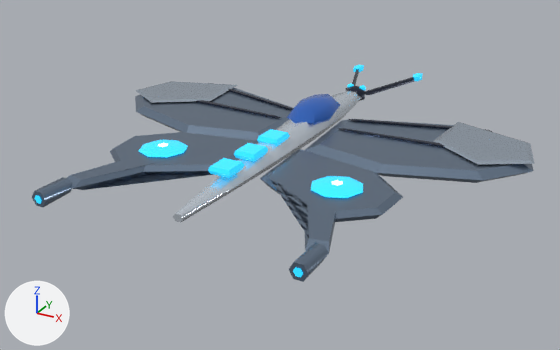
Renders of the glTF model assets/models/animated/player_butterfly.glb from each side of a commit.
Rendered twice from a 50 mm camera at (2.9, -5.45, 2.41) aimed at (-0.08, -0.01, -0.31). Arrows for +X, +Y and +Z are at lower left; the lights stay in place. The first picture is the older version. Vertices at exactly the same position are counted once.

Objects in the first picture: 'PLAYER // SWALLOWTAIL'.
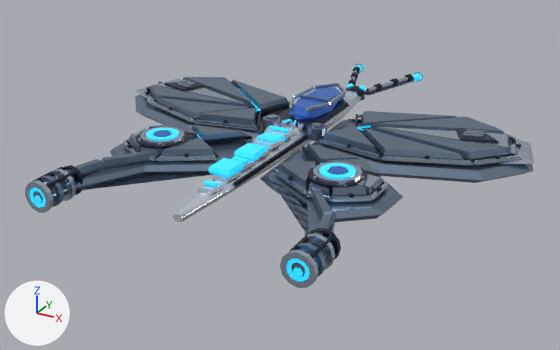
Edits to the bpy script that builds the scene:
```text
Change me_player_butterfly_mesh_002:
    used by ob_player____swallowtail; location = (0.0, 0.0, 0.0)
    remove me_player_butterfly_mesh_002.from_pydata(...)  # 476 vertices, 828 faces; spans x -1.96..1.96, y -1.86..2.33, z -0.06..0.26
    add me_player_butterfly_mesh_002.from_pydata(...)  # 3726 vertices, 6660 faces; spans x -1.96..1.96, y -1.86..2.33, z -0.11..0.27
    me_player_butterfly_mesh_002 part 1: a new loose piece, a 12-sided cylinder along z spanning x -0.852..-0.712, y -0.792..-0.653, z 0.144..0.185, in mat_blueglass_005 (blue #2c59a6)
    me_player_butterfly_mesh_002 part 2: a new loose piece, a 12-sided cylinder along z spanning x 0.712..0.852, y -0.792..-0.653, z 0.144..0.185, in mat_blueglass_005 (blue #2c59a6)
    me_player_butterfly_mesh_002 part 3: 2826 vertices added at x -1.85..1.85, y -1.86..1.02, z -0.11..0.27
    me_player_butterfly_mesh_002 part 4: 304 vertices added at x -0.39..0.39, y 1.46..2.26, z 0.0..0.11
    other edits to the shape of me_player_butterfly_mesh_002 do not show in these pictures
```

What differs and where, as boxes (x1, y1, x2, y2) in the pictures (560 x 350 px):
'PLAYER // SWALLOWTAIL', reshaped
    before: (32, 65, 535, 282)
    after: (25, 63, 535, 288)
part 1 of me_player_butterfly_mesh_002, added
    after: (154, 130, 171, 137)
part 2 of me_player_butterfly_mesh_002, added
    after: (328, 166, 347, 175)
part 3 of me_player_butterfly_mesh_002, added
    after: (25, 77, 522, 288)
part 4 of me_player_butterfly_mesh_002, added
    after: (348, 63, 423, 93)
